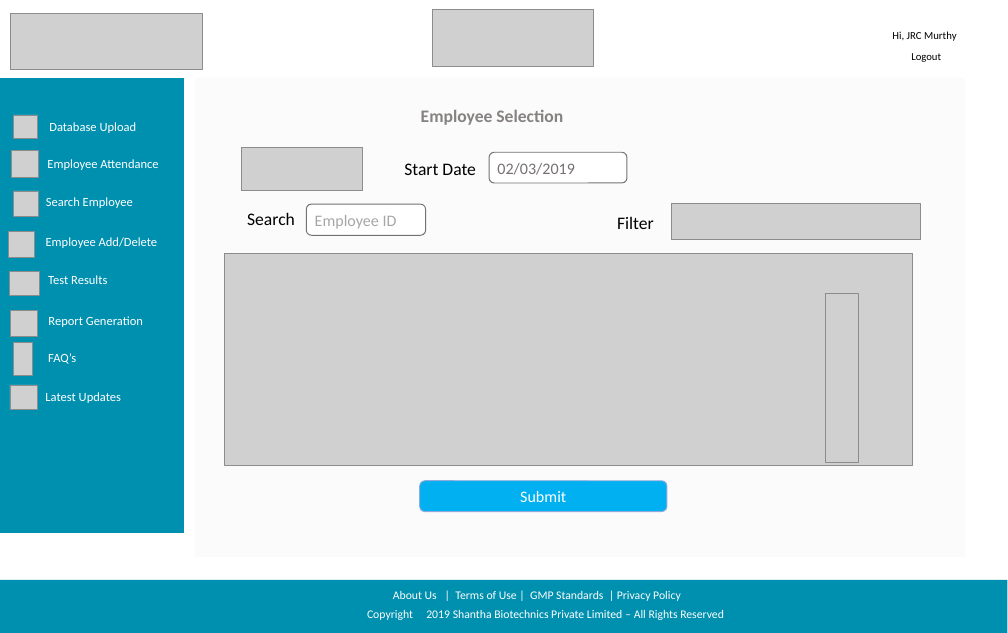
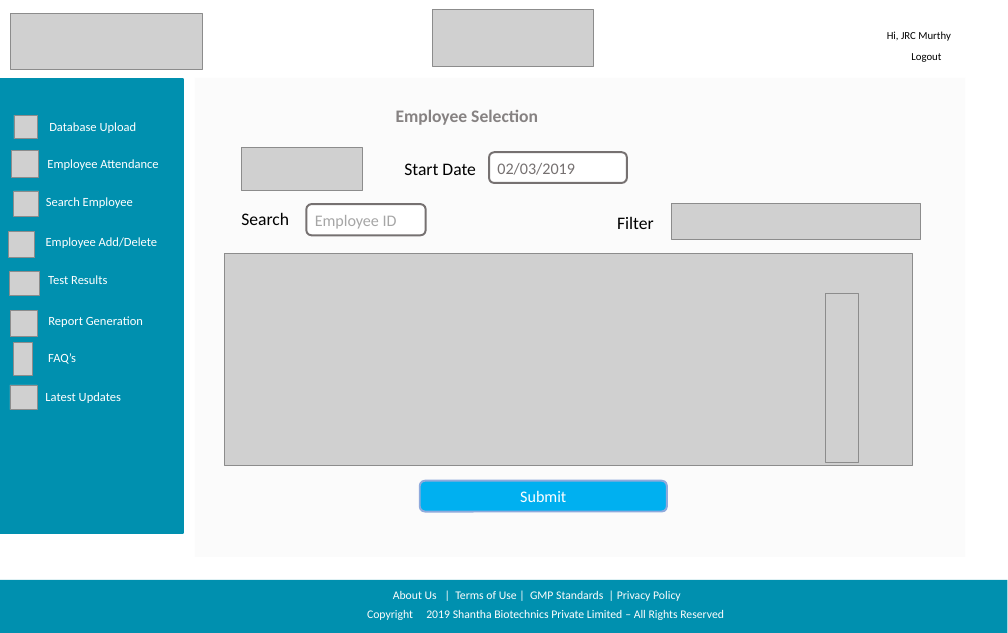
Before and after one commit to sarthakbhutani/Shantha_sih2019, a slide deck: slide 3 of Documentation/Screen Designs/Shanta Sanofi Screen Designs.pptx. Drawn at 1008x633 pixels with LibreOffice and Linux fonts; fonts in the diff are those of the drawing; grey boxes stand for pictures; background and template pictures are left out. Boxes give left, top, right and bottom in pixels: in the first picture for what was removed or moved away, otherwise in the second. Text is boxed around its words. In the diff, an @@ line names an element or a change of style, - is before the commit and + after.

```diff
--- a/Documentation/Screen Designs/Shanta Sanofi Screen Designs.pptx
+++ b/Documentation/Screen Designs/Shanta Sanofi Screen Designs.pptx
@@ text "Hi, JRC Murthy": place and size @@
-text "Hi, JRC Murthy" at bbox=[892, 31, 957, 41]
+text "Hi, JRC Murthy" at bbox=[887, 31, 951, 41]
@@ rectangle at bbox=[0, 79, 184, 532]: outline #0090AF 1 pt to #0090AF 2 pt @@
@@ text "Employee Selection": place and size @@
-text "Employee Selection" at bbox=[421, 110, 563, 125]
+text "Employee Selection" at bbox=[396, 110, 538, 125]
@@ rounded rectangle "02/03/2019" at bbox=[489, 152, 627, 183]: outline #767171 1 pt to #767171 2 pt; proportions changed @@
@@ text "Search": place and size @@
-text "Search" at bbox=[247, 212, 295, 225]
+text "Search" at bbox=[241, 212, 289, 225]
@@ rounded rectangle "Employee ID" at bbox=[306, 204, 426, 235]: outline #767171 1 pt to #767171 2 pt; proportions changed @@
@@ rounded rectangle "Submit" at bbox=[420, 481, 667, 512]: outline #8FAADC 1 pt to #8FAADC 2 pt; proportions changed @@
```
Also in this commit, not shown: 15 other slides changed, 1 slide removed, 3 other files.
